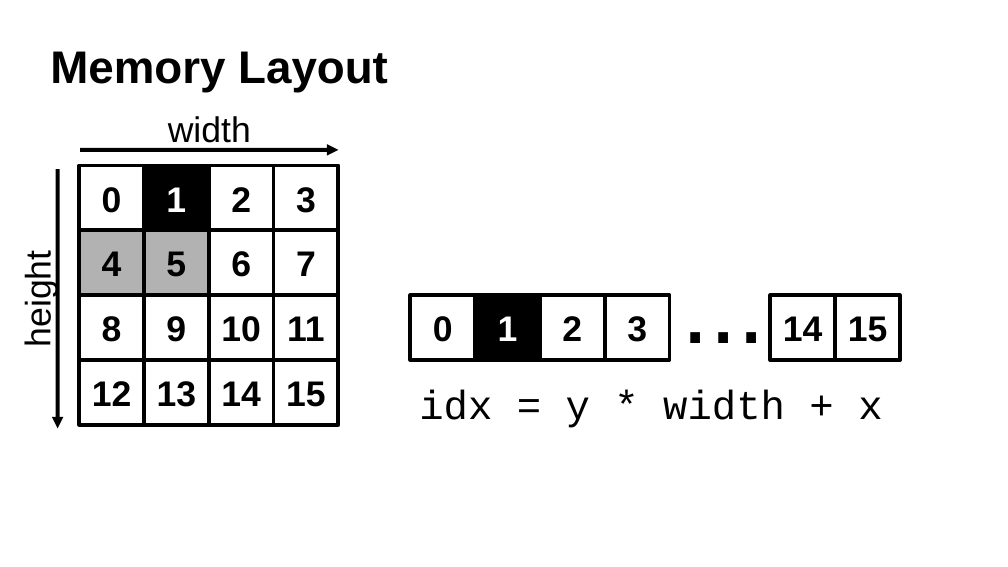
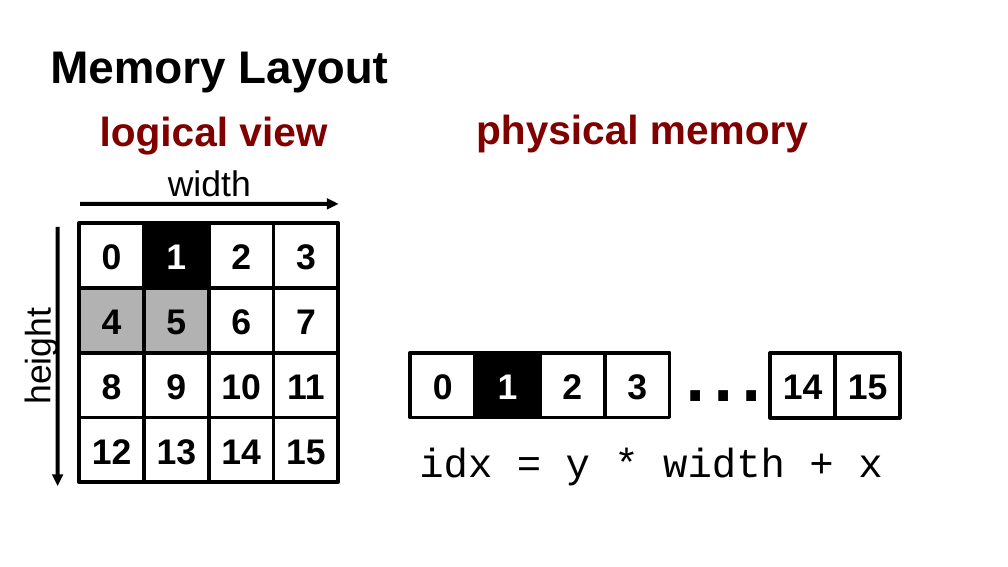
Before and after one commit to ax3l/datenspuren_2016, a slide deck: slide 24 of Slides.odp (slide 16 before the commit). Drawn at 1008x567 pixels with LibreOffice and Linux fonts; fonts in the diff are those of the drawing; background and template pictures are left out. Boxes give left, top, right and bottom in pixels: in the first picture for what was removed or moved away, otherwise in the second. Text is boxed around its words. In the diff, an @@ line names an element or a change of style, - is before the commit and + after.

```diff
--- a/Slides.odp
+++ b/Slides.odp
@@ text added at bbox=[100, 116, 327, 153], 32 pt, text #800000, bold @@
+logical view
@@ text added at bbox=[476, 114, 808, 151], 32 pt, text #800000, bold @@
+physical memory
@@ 8 rectangles, 1 line, 1 text: place and size @@
-8 rectangles, 1 line, 1 text at bbox=[80, 150, 777, 360]
+8 rectangles, 1 line, 1 text at bbox=[80, 204, 777, 418]
@@ 14 rectangles, 1 text, 1 line: place and size @@
-14 rectangles, 1 text, 1 line at bbox=[58, 169, 900, 428]
+14 rectangles, 1 text, 1 line at bbox=[58, 227, 900, 486]
```
Also in this commit, not shown: 16 other slides changed, 35 slides added, 4 slides removed.
